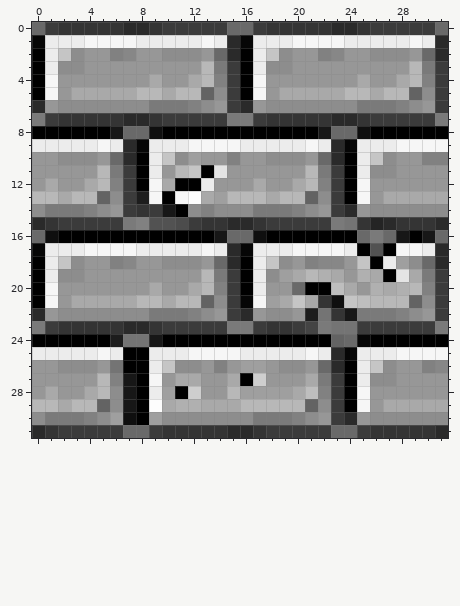
One commit to this pixel-art sprite: core/assets/graphics/tile_images/TILE_FG_STONE_2.png. That is the earlier state.
The file is 32x32 pixels. Colours within 5 levels of each other are drawn and written as one.
New version:
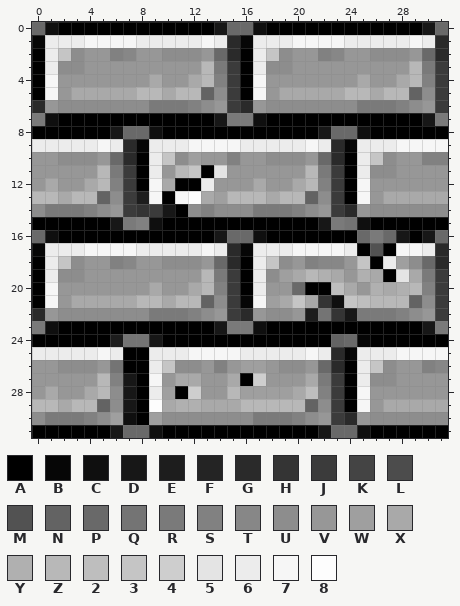
Palette (. is transparent): A #000000  B #060606  C #0f0f0f  D #171717  E #1d1d1d  F #242424  G #2a2a2a  H #343434  J #3b3b3b  K #444444  L #4c4c4c  M #525252  N #636363  P #696969  Q #747474  R #7a7a7a  S #818181  T #878787  U #8d8d8d  V #979797  W #9f9f9f  X #a9a9a9  Y #b0b0b0  Z #b8b8b8  2 #bebebe  3 #c5c5c5  4 #cecece  5 #e4e4e4  6 #ececec  7 #f6f6f6  8 #fdfdfd
Log entry: Improved stone block textures.
Changes in this commit:
@@ x 0..31 @@
- 0 PJHHHHHGGHJJJJJPPJHHHHHGGHJJJJJP
+ 0 PCAAAAAAAAAAAADPPCAAAAAAAAAAAADP
  1 B66677776666676GB66677776666676G
@@ x 0..31 @@
  6 GVUUUUUUURRRSUVJGVUUUUUUURRRSUVJ
- 7 RJHHHHHGGHJJJJJRRJHHHHHGGHJJJJJR
+ 7 RCAAAAAAAAAAAADRRCAAAAAAAAAAAADR
  8 AAAAAADPPCAAAAAAAAAAAADPPCAAAAAA
@@ x 0..31 @@
 14 URRRSUVJHJDAUSUUURRRSUVJGVUUUUUU
-15 GHJJJJJRSMMLJHHGGHJJJJJRQHFGHHHG
+15 AAAAAADRSCAAAAAAAAAAAADRQCAAAAAA
 16 PCAAAAAAAAAAAADPPCAAAAAAAPRPDADP
@@ x 0..31 @@
 22 GVUUUUUUURRRSUVJGVUUVEQHDRRRSUVJ
-23 RJHHHHHGGHJJJJJRRJHHJKRQQJJJJJJR
+23 RCAAAAAAAAAAAADRRCAAAAAAAAAAAADR
 24 AAAAAAEQQDAAAAAAAAAAAAANPBAAAAAA
@@ x 0..31 @@
 30 URRRSUWCAWUUUUUUURRRSUVJGVUUUUUU
-31 GHJJJJJPPJHHHHHGGHJJJJJPPJHHHHHG
+31 AAAAAADPPCAAAAAAAAAAAADPPCAAAAAA
